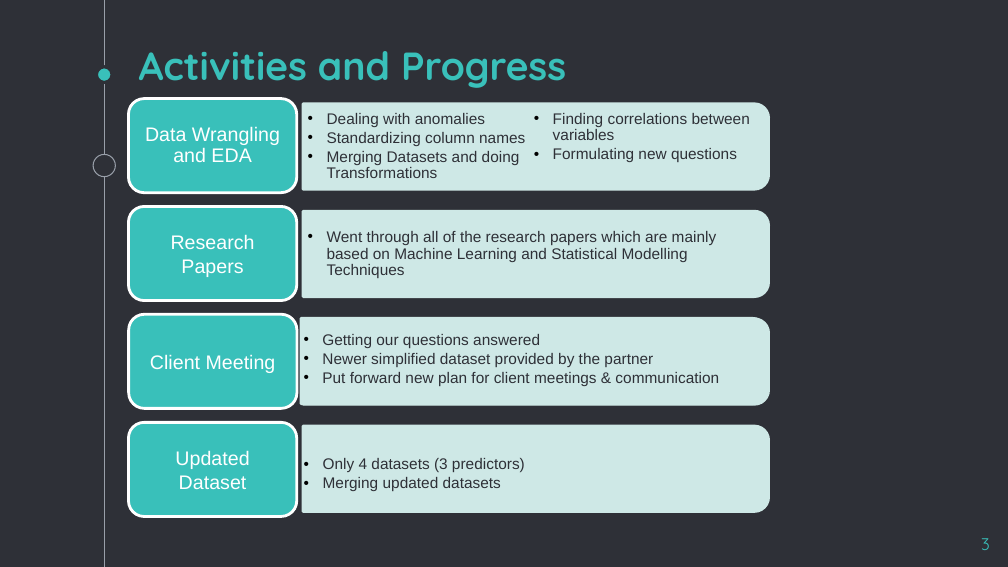
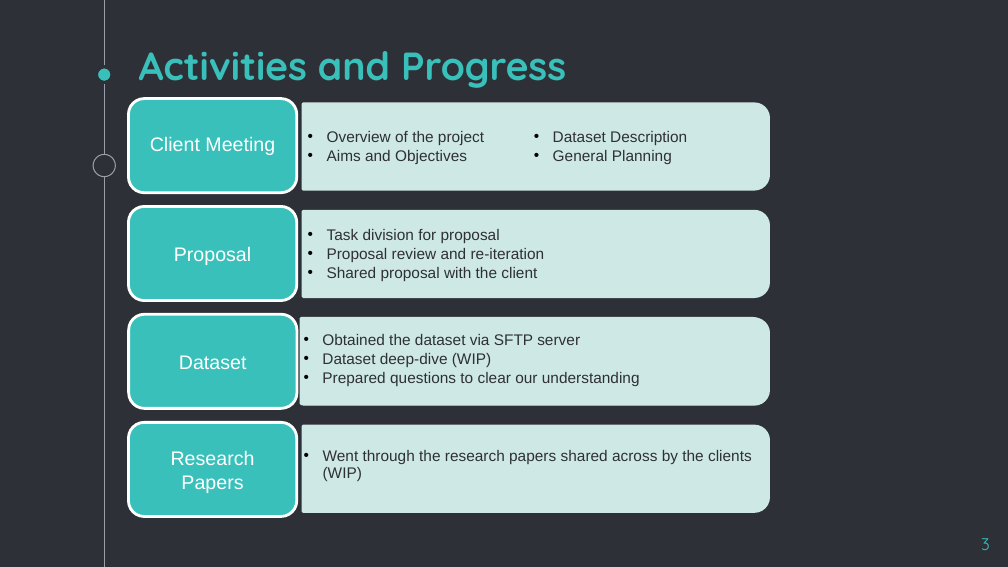
Before and after one commit to navdeep94/AAFC_UBC_Capstone_Crop_Prediction, a slide deck: slide 3 of admin/weekly-updates/AAFC_Capstone_week2.pptx. Drawn at 1008x567 pixels with LibreOffice and Linux fonts; fonts in the diff are those of the drawing. Boxes give left, top, right and bottom in pixels: in the first picture for what was removed or moved away, otherwise in the second. Text is boxed around its words. In the diff, an @@ line names an element or a change of style, - is before the commit and + after.

```diff
--- a/admin/weekly-updates/AAFC_Capstone_week2.pptx
+++ b/admin/weekly-updates/AAFC_Capstone_week2.pptx
@@ text at (150, 136, 275, 155): text changed @@
-Data Wrangling and EDA
+Client Meeting
@@ text at (327, 131, 687, 164): text changed @@
-  • Dealing with anomalies
-  • Standardizing column names
-  • Merging Datasets and doing Transformations
-    • Finding correlations between variables
-    • Formulating new questions
+  • Overview of the project
+  • Aims and Objectives
+  • Dataset Description
+    • General Planning
@@ text at (327, 229, 545, 281): text changed @@
-  • Went through all of the research papers which are mainly based on Machine Learning and Statistical Modelling Techniques
+  • Task division for proposal
+  • Proposal review and re-iteration
+  • Shared proposal with the client
@@ text at (174, 247, 251, 265): text changed @@
-Research Papers
+Proposal
@@ text at (179, 355, 247, 369): text changed @@
-Client Meeting
+Dataset
@@ text at (322, 334, 640, 386): text changed @@
-  • Getting our questions answered
-  • Newer simplified dataset provided by the partner
-  • Put forward new plan for client meetings & communication
+  • Obtained the dataset via SFTP server
+  • Dataset deep-dive (WIP)
+  • Prepared questions to clear our understanding
@@ text at (171, 450, 255, 493): text changed @@
-Updated Dataset
+Research Papers
@@ text at (323, 450, 752, 481): text changed @@
-  • Only 4 datasets (3 predictors)
-  • Merging updated datasets
+  • Went through the research papers shared across by the clients (WIP)
```
Also in this commit, not shown: 3 other slides changed, 1 slide removed, 5 other files.
